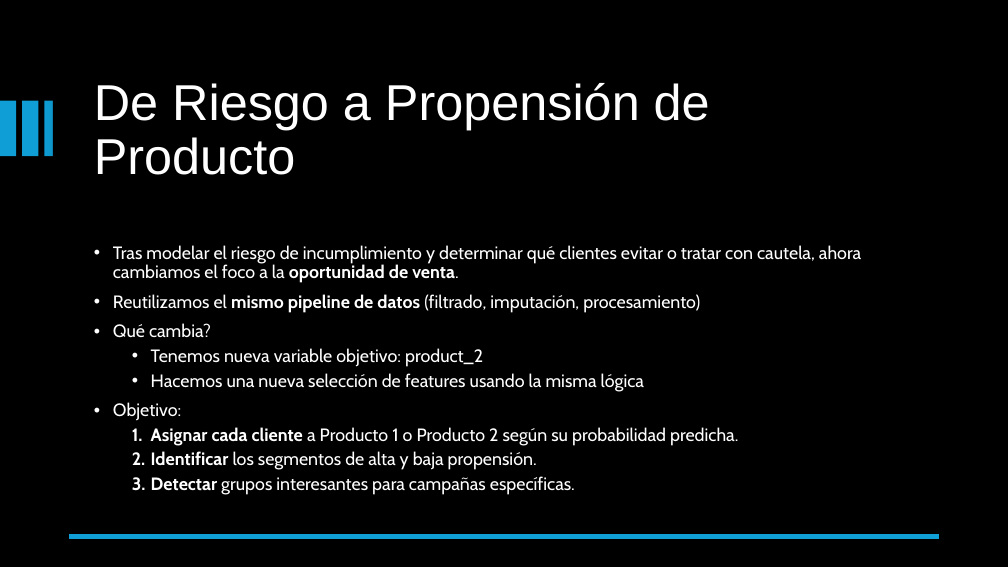
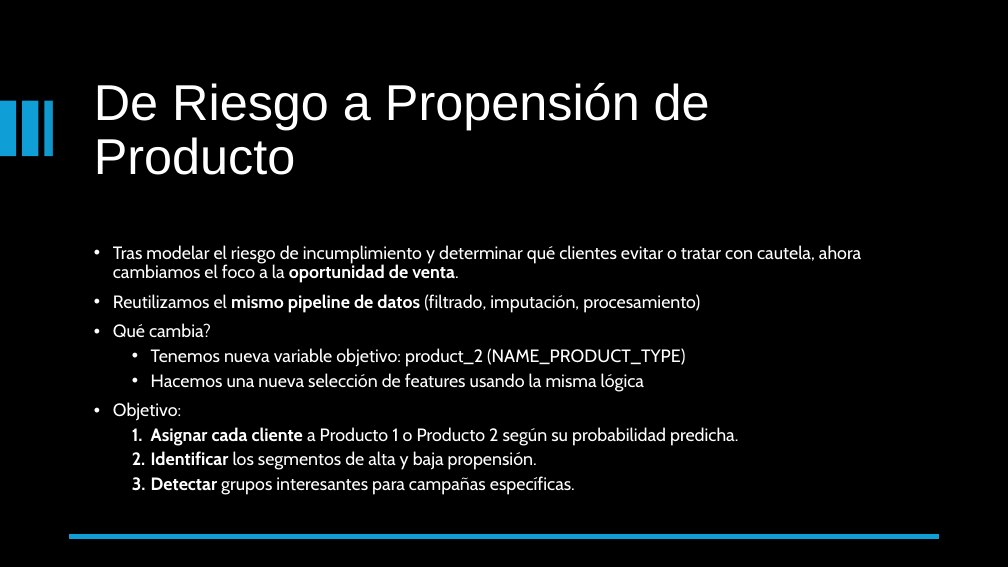
Before and after one commit to Elsaveram/credit-and-risk-propensity-models, a slide deck: slide 13 of modelos_riesgo_y_propension.pptx. Drawn at 1008x567 pixels with LibreOffice and Linux fonts; fonts in the diff are those of the drawing. Boxes give left, top, right and bottom in pixels: in the first picture for what was removed or moved away, otherwise in the second. Text is boxed around its words. In the diff, an @@ line names an element or a change of style, - is before the commit and + after.

```diff
--- a/modelos_riesgo_y_propension.pptx
+++ b/modelos_riesgo_y_propension.pptx
@@ text at <box>151,348,685,367</box>: text changed @@
-  • Tenemos nueva variable objetivo: product_2
+  • Tenemos nueva variable objetivo: product_2 (NAME_PRODUCT_TYPE)
```
Also in this commit, not shown: 2 other slides changed, 1 other file.
